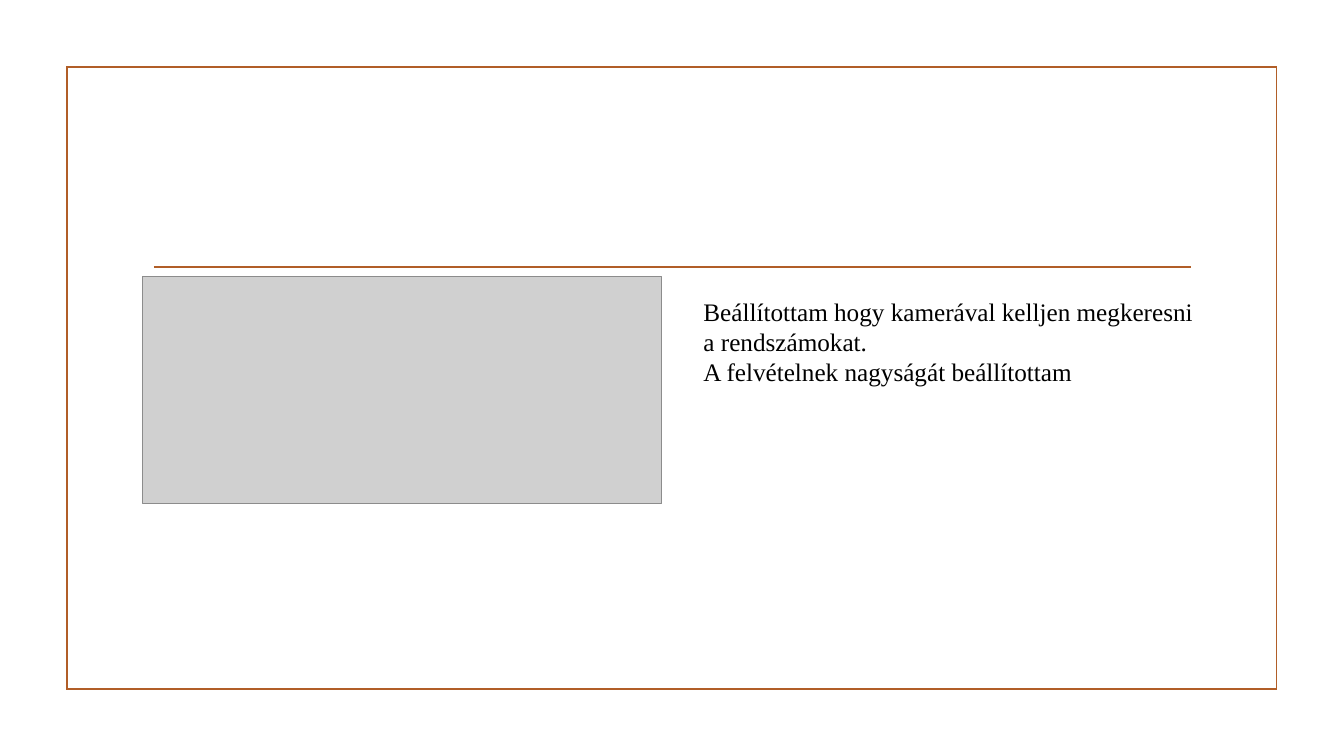
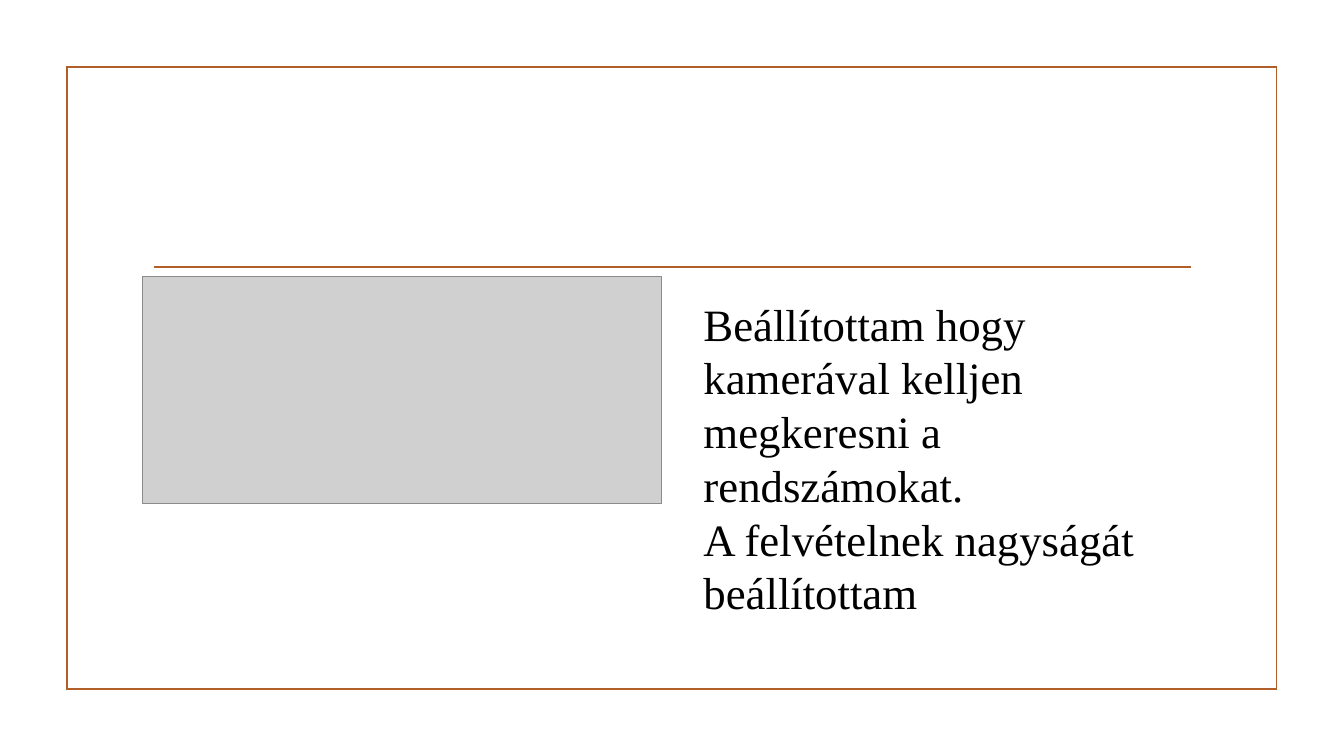
Before and after one commit to MolnarMark-HUN/Project, a slide deck: slide 6 of Projekt prezi.pptx. Drawn at 1344x756 pixels with LibreOffice and Linux fonts; fonts in the diff are those of the drawing; grey boxes stand for pictures; background and template pictures are left out. Boxes give left, top, right and bottom in pixels: in the first picture for what was removed or moved away, otherwise in the second. Text is boxed around its words. In the diff, an @@ line names an element or a change of style, - is before the commit and + after.

```diff
--- a/Projekt prezi.pptx
+++ b/Projekt prezi.pptx
@@ text "Beállítottam hogy kamerával kelljen megkeresni ..." at bbox=[703, 310, 1134, 610]: size 18 to 32 pt @@
```
Also in this commit, not shown: 2 other slides changed.
